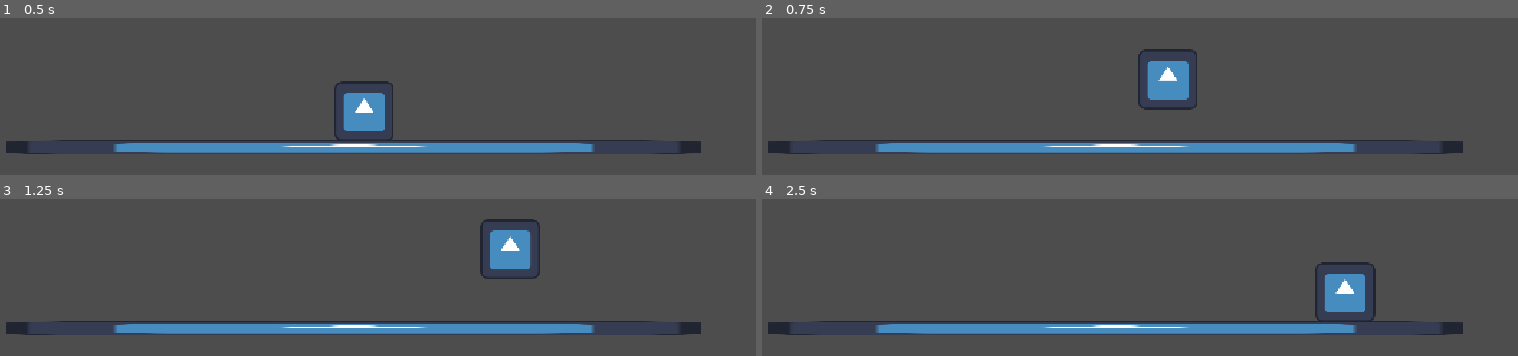
Above: before the commit, frames 1-4 (two rows, left to right).
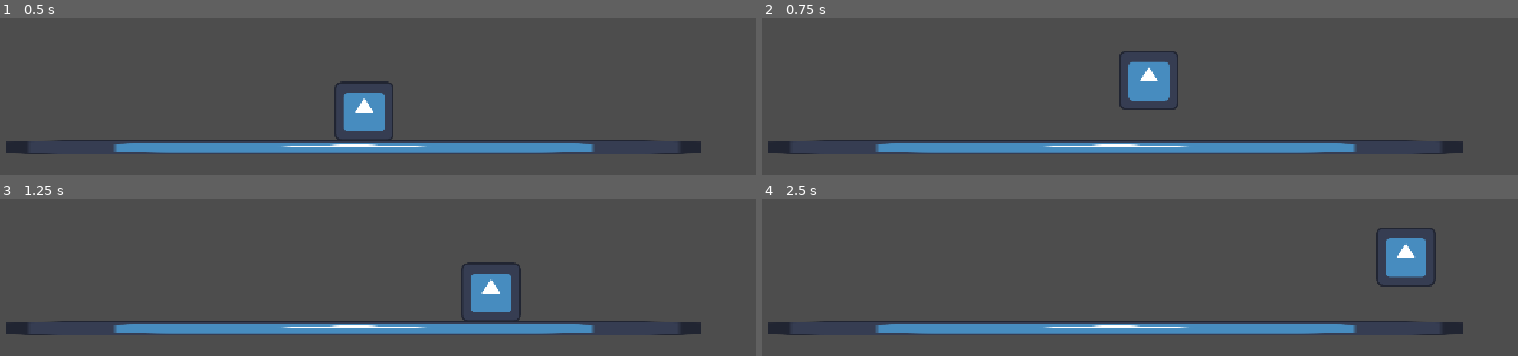
Above: after the commit, the same moments.

Repository: tanmayrajk/kinda-like-linerider-ig
Game: Godot game, scene res://scenes/main.tscn
The game is run twice, just before and just after one commit, with the same random seed, the same clock (stepped at 60 frames per second) and the same inputs. The engine's default icon, where the game draws it, is replaced by a stand-in: a white triangle on a blue panel in a dark square.
Inputs (mouse positions are in pixels of both pictures, inside the frame that each line leads up to):
- Up to frame 1 (0.5 s): no input
- Up to frame 2 (0.75 s): tap Enter at 0.5 s; move the mouse to (outside the picture) at 0.52 s; hold D (move_right) from 0.53 s (still down); tap Space (jump) at 0.6 s; click (outside the picture) at 0.67 s
- Up to frame 3 (1.25 s): keep holding D (move_right); tap Space (jump) at 0.77, 1.07 s
- Up to frame 4 (2.5 s): move the mouse to (outside the picture) at 1.27 s; tap Alt at 1.35 s; tap Space (jump) at 1.52, 1.55, 1.82, 2.3 s; move the mouse to (outside the picture) at 2.02 s; release D (move_right) at 2.03 s; hold A (move_left) from 2.03 s (still down); tap Shift at 2.1 s

Frame 1 is identical in both runs. In frame 2, 1.9% of the frame differs, in the area x 47-58%, y 19-59%; in frame 3, 3.3%; in frame 4, 3.4%, in the area x 73-90%, y 18-78%.

Commit message:
add variable jumping, acceleration and deacceleration

Diff:
--- a/scripts/player.gd
+++ b/scripts/player.gd
@@ -1,7 +1,10 @@
 extends CharacterBody2D
 
 const SPEED = 300.0
-const JUMP_VELOCITY = -400.0
+const ACCELERATION = 1500.0
+const FRICTION = 2000.0
+const JUMP_VELOCITY = -500.0
+const JUMP_CUT = 0.5
 
 func _physics_process(delta: float) -> void:
 	if not is_on_floor():
@@ -10,10 +13,13 @@
 	if Input.is_action_just_pressed("jump") and is_on_floor():
 		velocity.y = JUMP_VELOCITY
 
+	if Input.is_action_just_released("jump") and velocity.y < 0:
+		velocity.y *= JUMP_CUT
+
 	var direction := Input.get_axis("move_left", "move_right")
 	if direction:
-		velocity.x = direction * SPEED
+		velocity.x = move_toward(velocity.x, direction * SPEED, ACCELERATION * delta)
 	else:
-		velocity.x = move_toward(velocity.x, 0, SPEED)
+		velocity.x = move_toward(velocity.x, 0, FRICTION * delta)
 
 	move_and_slide()
